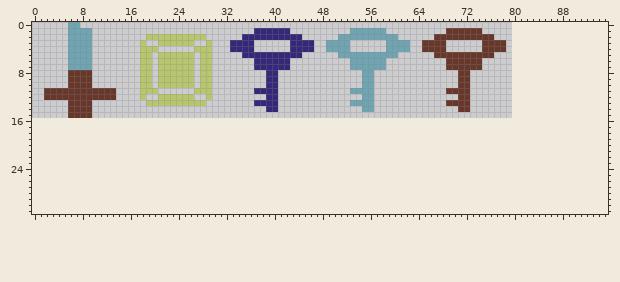
Sprite sheet, stored at Assets/Sprites/collectibles.png. Above: the version before the commit.
The file is 80x16 pixels. The old version is drawn lined up with the new one, on the new canvas.
Once edited:
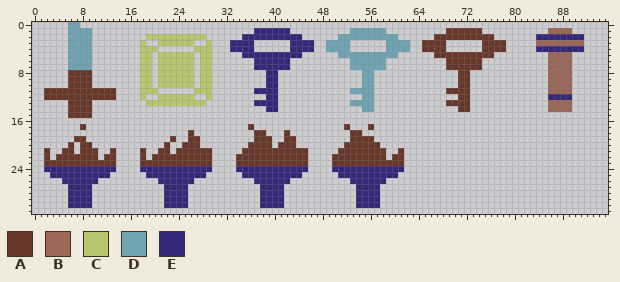
Palette (. is transparent): A #68372b  B #9a6759  C #b8c76f  D #70a4b2  E #352879
Difference:
canvas 80x16 -> 96x32
y 1: x 86..89 .... -> BBBB
y 2: x 84..91 ........ -> EEEEEEEE
y 3: x 84..91 ........ -> BBBBBBBB
y 4: x 84..91 ........ -> EEEEEEEE
y 5..11: x 86..89 .... -> BBBB
y 12: x 86..89 .... -> EEEE
y 13..14: x 86..89 .... -> BBBB
y 17: x 8 . -> A; x 36 . -> A; x 52 . -> A; x 56 . -> A
y 18: x 26 . -> A; x 37..38 .. -> AA; x 42 . -> A; x 53..54 .. -> AA
y 19: x 7..8 .. -> AA; x 23 . -> A; x 26..27 .. -> AA; x 37..39 ... -> AAA; x 42..43 .. -> AA; x 53..56 .... -> AAAA
y 20: x 6 . -> A; x 8..9 .. -> AA; x 22 . -> A; x 25..27 ... -> AAA; x 36..39 .... -> AAAA; x 41..43 ... -> AAA; x 52..57 ...... -> AAAAAA
y 21: x 2 . -> A; x 5..6 .. -> AA; x 8..10 ... -> AAA; x 13 . -> A; x 18 . -> A; x 21..22 .. -> AA; x 24..29 ...... -> AAAAAA; x 35..45 ........... -> AAAAAAAAAAA; x 51..58 ........ -> AAAAAAAA; x 61 . -> A
y 22: x 2 . -> A; x 4..10 ....... -> AAAAAAA; x 12..13 .. -> AA; x 18 . -> A; x 20..29 .......... -> AAAAAAAAAA; x 34..45 ............ -> AAAAAAAAAAAA; x 50..58 ......... -> AAAAAAAAA; x 60..61 .. -> AA
y 23: x 2..13 ............ -> AAAAAAAAAAAA; x 18..29 ............ -> AAAAAAAAAAAA; x 34..45 ............ -> AAAAAAAAAAAA; x 50..61 ............ -> AAAAAAAAAAAA
y 24: x 2..13 ............ -> EEEEEEEEEEEE; x 18..29 ............ -> EEEEEEEEEEEE; x 34..45 ............ -> EEEEEEEEEEEE; x 50..61 ............ -> EEEEEEEEEEEE
y 25: x 3..12 .......... -> EEEEEEEEEE; x 19..28 .......... -> EEEEEEEEEE; x 35..44 .......... -> EEEEEEEEEE; x 51..60 .......... -> EEEEEEEEEE
y 26: x 5..10 ...... -> EEEEEE; x 21..26 ...... -> EEEEEE; x 37..42 ...... -> EEEEEE; x 53..58 ...... -> EEEEEE
y 27..30: x 6..9 .... -> EEEE; x 22..25 .... -> EEEE; x 38..41 .... -> EEEE; x 54..57 .... -> EEEE
